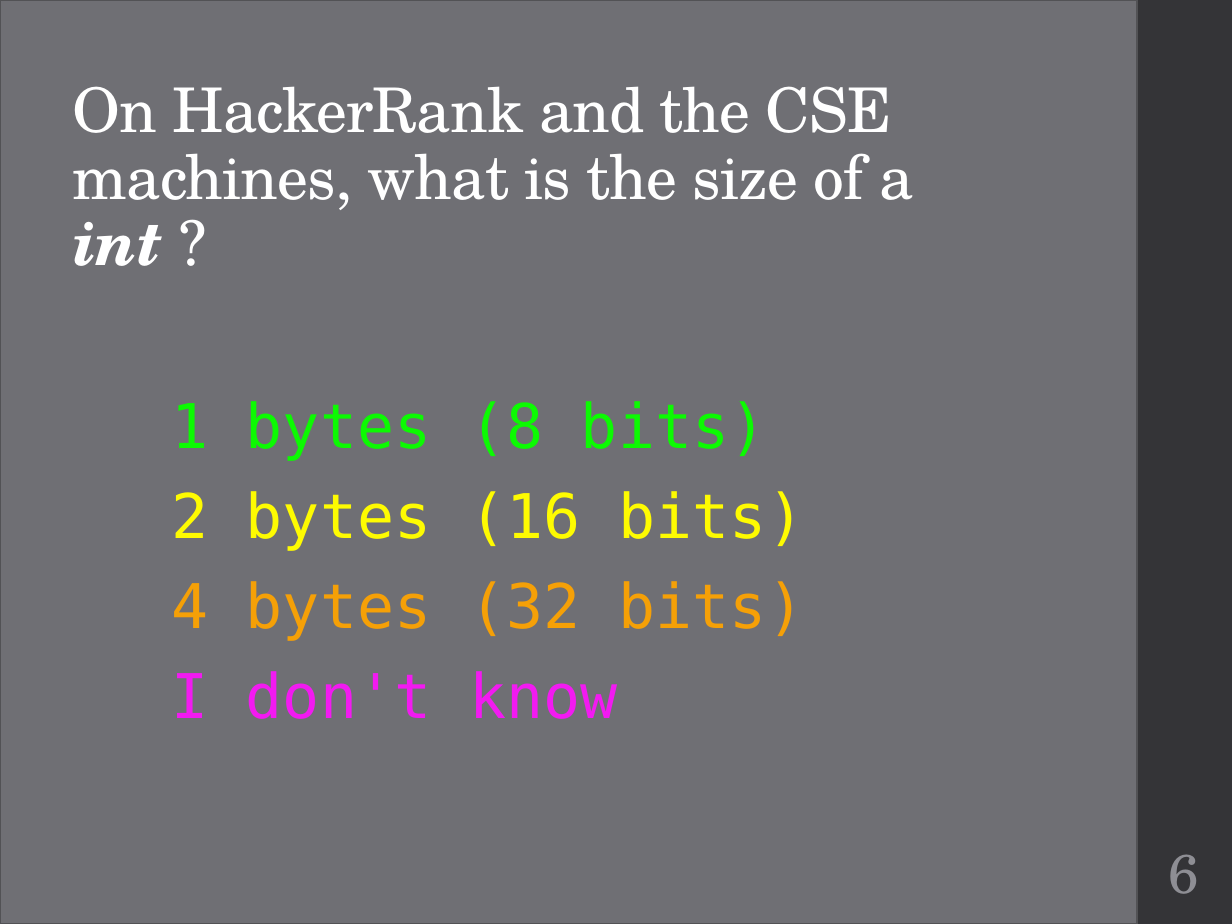
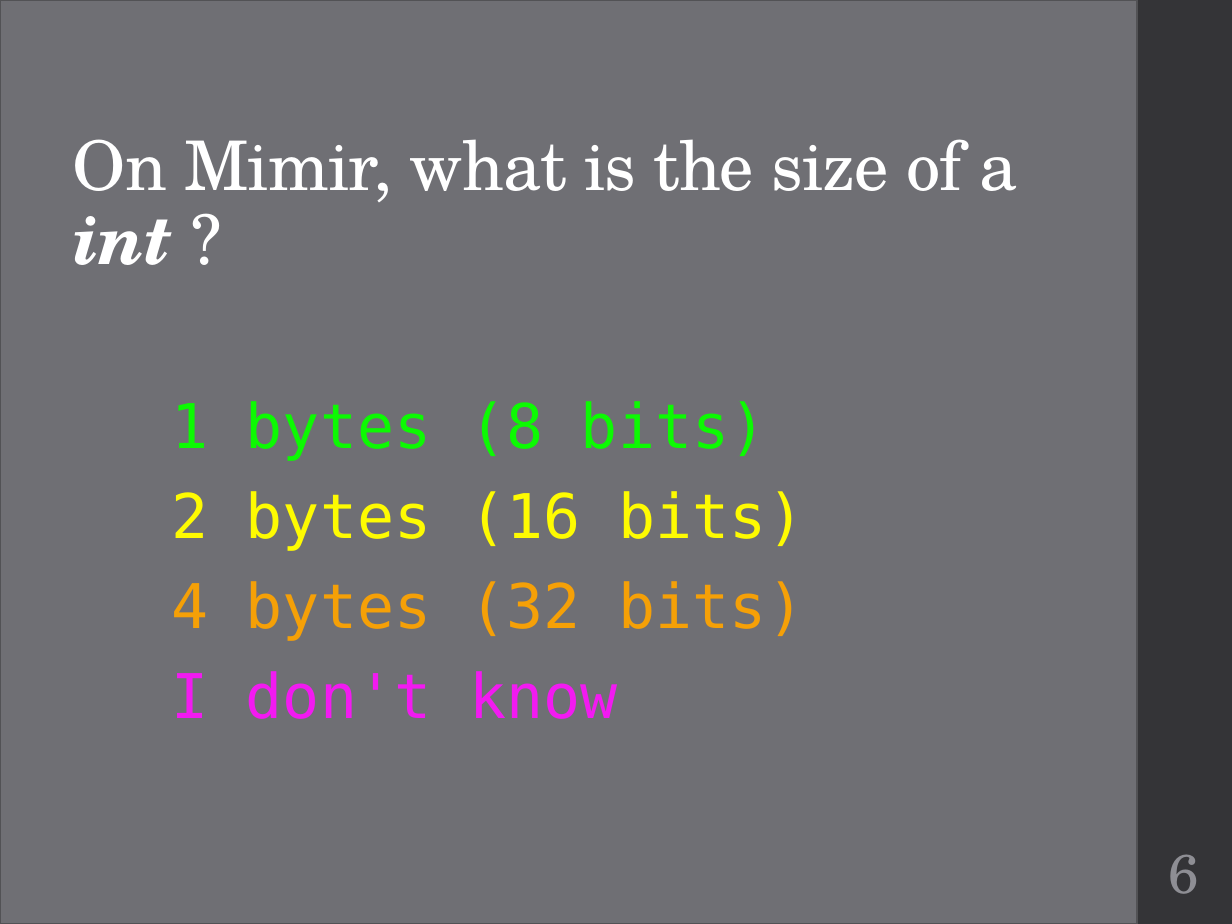
Before and after one commit to geneti/cse220_2020fall, a slide deck: slide 6 of Lectures/cse220-19-custom-types.pptx. Drawn at 1232x924 pixels with LibreOffice and Linux fonts; fonts in the diff are those of the drawing. Boxes give left, top, right and bottom in pixels: in the first picture for what was removed or moved away, otherwise in the second. Text is boxed around its words. In the diff, an @@ line names an element or a change of style, - is before the commit and + after.

```diff
--- a/Lectures/cse220-19-custom-types.pptx
+++ b/Lectures/cse220-19-custom-types.pptx
@@ title at (73, 139, 1018, 265): text changed; size 36 to 40 pt @@
-On HackerRank and the CSE machines, what is the size of a
-int ?
+On Mimir, what is the size of a
+int ?
```
Also in this commit, not shown: 4 other slides changed, 2 other files.
